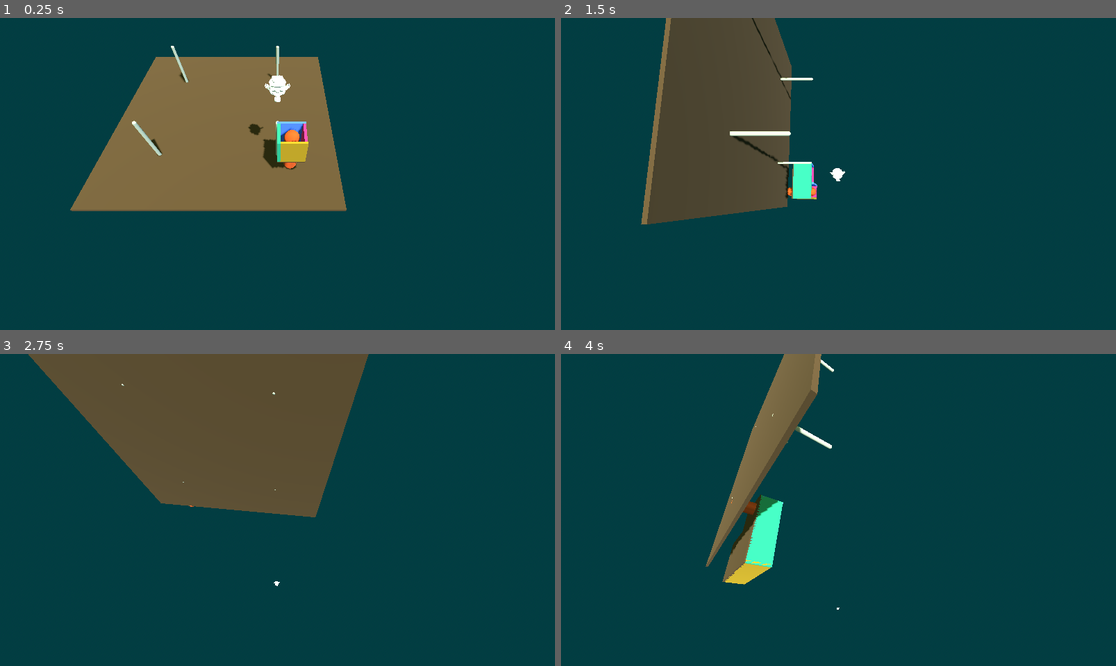
Above: before the commit, frames 1-4 (two rows, left to right).
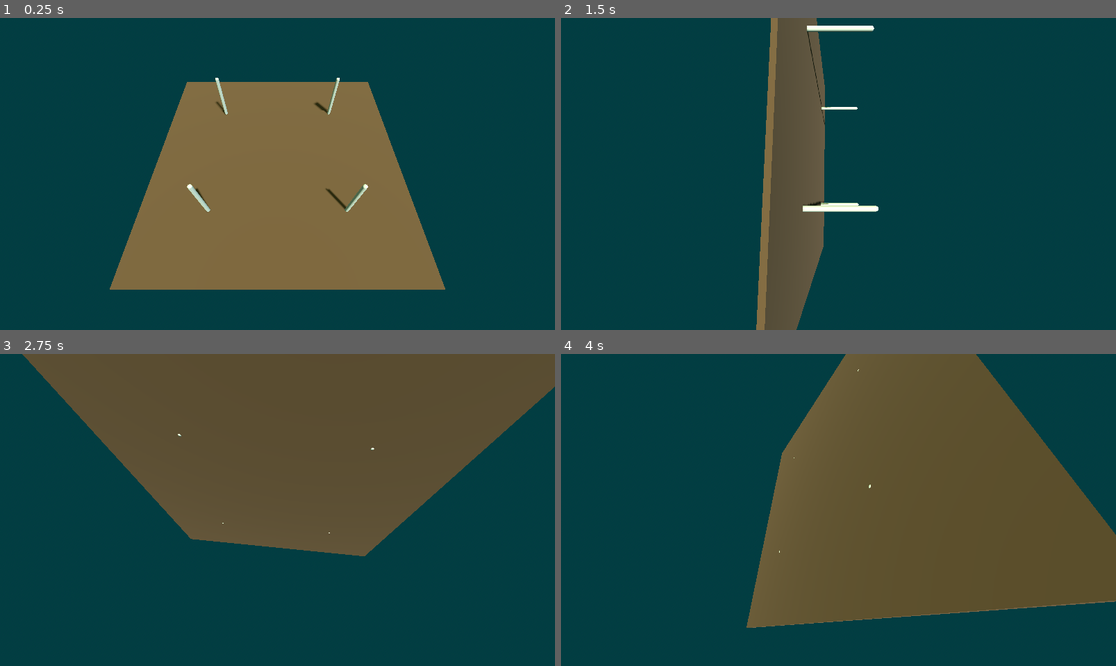
Above: after the commit, the same moments.

Repository: unblinky/gravity-guru
Game: Godot game, scene res://Main/Main.tscn
Same seed, same stepped clock (60 frames per second), same inputs: the game is played once before the commit and once after it.
Inputs:
- Up to frame 1 (0.25 s): no input
- Up to frame 2 (1.5 s): hold D (tilt_right) 0.53-1.28 s; hold S (tilt_back) from 1.28 s (still down)
- Up to frame 3 (2.75 s): release S (tilt_back) at 2.03 s; hold D (tilt_right) from 2.03 s (still down)
- Up to frame 4 (4 s): release D (tilt_right) at 2.78 s; hold W (tilt_forward) 2.78-3.53 s; hold A (tilt_left) from 3.53 s (still down)

The runs differ from the first frame. In frame 1, 27% of the frame differs, in the area x 12-81%, y 8-88%; in frame 2, 22%; in frame 3, 19%; in frame 4, 48%, in the area x 26-100%, y 0-88%.

Commit message:
Offset bugs.

Diff:
--- a/Code/Ball/Ball.tscn
+++ b/Code/Ball/Ball.tscn
@@ -16,7 +16,6 @@
 shape = SubResource("SphereShape3D_uk1te")
 
 [node name="MeshInstance3D" type="MeshInstance3D" parent="." unique_id=1081615883]
-visible = false
 mesh = SubResource("SphereMesh_uk1te")
 
 [node name="monkey_ball" parent="." unique_id=44303512 instance=ExtResource("1_cfgdn")]
--- a/Code/Main/Main.tscn
+++ b/Code/Main/Main.tscn
@@ -1,7 +1,6 @@
 [gd_scene format=3 uid="uid://b1wdu85kwpks7"]
 
 [ext_resource type="Script" uid="uid://b4r8xk7j4j4fv" path="res://Main/Main.gd" id="1_lxy7q"]
-[ext_resource type="PackedScene" uid="uid://cymahi8ut8h1e" path="res://Ball/Ball.tscn" id="2_83ytx"]
 [ext_resource type="PackedScene" uid="uid://cvkd56cc3u2qh" path="res://Maze/Maze.tscn" id="3_amygn"]
 
 [sub_resource type="ProceduralSkyMaterial" id="ProceduralSkyMaterial_amygn"]
@@ -34,7 +33,5 @@
 [node name="Camera3D" type="Camera3D" parent="Rig" unique_id=2041526354]
 transform = Transform3D(1, 0, 0, 0, 1, 0, 0, 0, 1, 0, 0, 7.101696)
 
-[node name="Ball" parent="." unique_id=293667383 instance=ExtResource("2_83ytx")]
-transform = Transform3D(1, 0, 0, 0, 1, 0, 0, 0, 1, 0, 2.5248413, 0)
-
 [node name="Maze" parent="." unique_id=1318115514 instance=ExtResource("3_amygn")]
+dimensions = Vector2i(91, 4)
--- a/Code/Maze/Maze.gd
+++ b/Code/Maze/Maze.gd
@@ -2,12 +2,15 @@
 class_name Maze
 
 const ROOM = preload("res://Room/Room.tscn")
-@onready var scout: MeshInstance3D = $Scout
+const BALL = preload("res://Ball/Ball.tscn")
 
-var offset: Vector3
+@onready var offset: Node3D = $Offset
+@onready var scout: MeshInstance3D = $Offset/Scout
+
+@export var dimensions: Vector2i = Vector2i(4, 4)
 
 func _ready() -> void:
-	generate(6, 6)
+	generate(dimensions.x, dimensions.y)
 
 func _process(delta: float) -> void:
 	if Input.is_action_pressed("tilt_left"):
@@ -19,14 +22,16 @@
 	if Input.is_action_pressed("tilt_back"):
 		rotation_degrees.x += 2.0
 
+## Generate a random "perfect maze" level.
 func generate(columns: int, rows: int):
 	var breadcrumbs: Array[Room] # Grow and shrink. pop_at()
 	var plots_visited: Array[Vector2i] # Only grows.
 
-	offset.x = (columns - 1) / 2.0
-	offset.z = (rows - 1) / 2.0
 	# FIXME: Double-check
-	position -= offset
+	var pos: Vector3
+	pos.x = (columns - 1) / 2.0
+	pos.z = (rows - 1) / 2.0
+	offset.position -= pos
 
 	## Stores the 2D grid position.
 	var current_plot: Vector2i = Vector2i(randi_range(0, columns - 1), randi_range(0, rows - 1))
@@ -41,9 +46,9 @@
 	current_room = ROOM.instantiate()
 	current_room.maze = self
 	current_room.plot = current_plot
+	offset.add_child(current_room)
 	current_room.position.x = current_plot.x
 	current_room.position.z = current_plot.y
-	add_child(current_room)
 	breadcrumbs.append(current_room)
 	plots_visited.append(current_plot)
 	scout.position = current_room.position
@@ -94,13 +99,14 @@
 		else:
 			var neighbor_plot: Vector2i = grid_neighbors.pop_at(randi_range(0, grid_neighbors.size() - 1))
 
+			#var next_room = spawn_room()
 			# FIXME: Next Room Code Dup?
 			var next_room: Room = ROOM.instantiate()
 			next_room.maze = self
 			next_room.plot = neighbor_plot
+			offset.add_child(next_room)
 			next_room.position.x = neighbor_plot.x
 			next_room.position.z = neighbor_plot.y
-			add_child(next_room)
 			breadcrumbs.append(next_room)
 			plots_visited.append(next_room.plot)
 			scout.position = next_room.position
@@ -112,19 +118,23 @@
 			# Increment current room.
 			current_room = next_room
 
+	# Drop the ball.
+	var ball = BALL.instantiate()
+	ball.position.y = - 10
+	get_parent().add_child(ball)
 
 
-		#current_room.remove_wall(headed)
-		#current_room = spawn_room(current_plot)
-		#
-
-		#
-		## Error checked example of remove wall.
-		#var oposite_direction = oposite_direction(headed)
-		#if oposite_direction == Wall.Direction.NONE:
-			#print("Error! Wall.Direction.NONE")
-			#return
-		#current_room.remove_wall(oposite_direction)
+#func spawn_room():
+	#var next_room: Room = ROOM.instantiate()
+	#next_room.maze = self
+	#next_room.plot = neighbor_plot
+	#offset.add_child(next_room)
+	#next_room.position.x = neighbor_plot.x
+	#next_room.position.z = neighbor_plot.y
+	#breadcrumbs.append(next_room)
+	#plots_visited.append(next_room.plot)
+	#scout.position = next_room.position
+	#print(plots_visited)
 
 #
 #func spawn_room(plot: Vector2i) -> Room:
--- a/Code/Maze/Maze.tscn
+++ b/Code/Maze/Maze.tscn
@@ -22,6 +22,13 @@
 
 [node name="Maze" type="Node3D" unique_id=1318115514]
 script = ExtResource("1_d5g1r")
+
+[node name="Offset" type="Node3D" parent="." unique_id=1722430365]
+
+[node name="Scout" type="MeshInstance3D" parent="Offset" unique_id=150858860]
+transform = Transform3D(1, 0, 0, 0, 1, 0, 0, 0, 1, 0, -0.65541935, 0)
+material_override = SubResource("StandardMaterial3D_d5g1r")
+mesh = SubResource("CapsuleMesh_15p2h")
 
 [node name="MeshInstance3D" type="MeshInstance3D" parent="." unique_id=483340067]
 transform = Transform3D(1, 0, 0, 0, 1, 0, 0, 0, 1, -2.5, 0, -2.5)
@@ -39,11 +46,6 @@
 transform = Transform3D(1, 0, 0, 0, 1, 0, 0, 0, 1, -2.5, 0, 2.5)
 mesh = SubResource("CapsuleMesh_d5g1r")
 
-[node name="Scout" type="MeshInstance3D" parent="." unique_id=150858860]
-transform = Transform3D(1, 0, 0, 0, 1, 0, 0, 0, 1, 0, -0.65541935, 0)
-material_override = SubResource("StandardMaterial3D_d5g1r")
-mesh = SubResource("CapsuleMesh_15p2h")
-
 [node name="Floor" type="StaticBody3D" parent="." unique_id=577226989]
 transform = Transform3D(1, 0, 0, 0, 1, 0, 0, 0, 1, 0, -0.93655515, 0)
 
Not shown: 1 places in Code/Maze/Maze.tscn that only renumber resources
